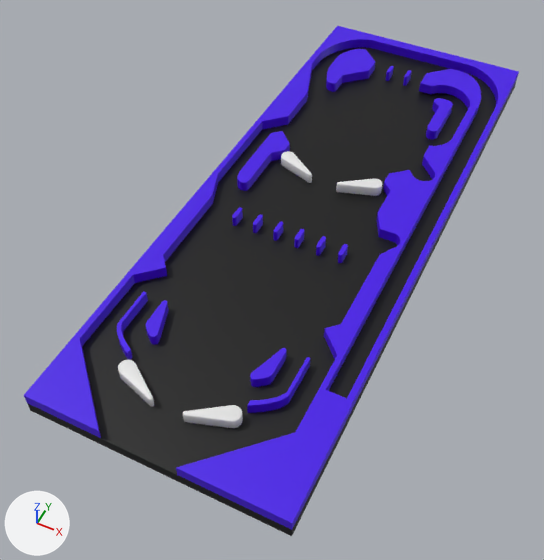
One commit to the Blender file Template_Windows/assets/pinball-nes.blend: the scene before it, then after it.
Rendered twice from a 50 mm camera at (4.59, -11.63, 11.54) aimed at (-0.45, -1.56, -1.05). The axes (+X, +Y, +Z) are drawn at lower left. The lights are the same throughout.
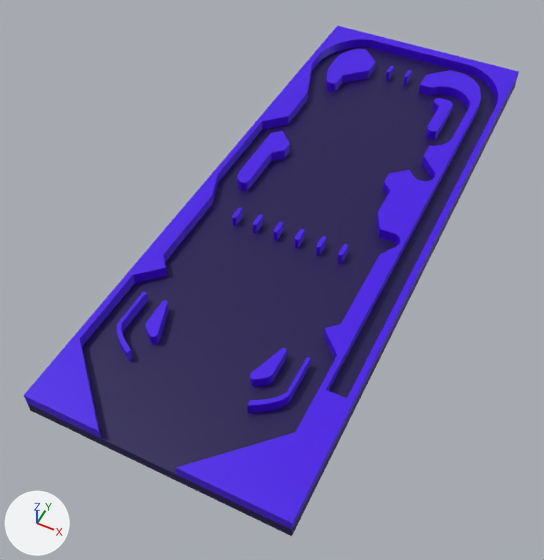
Where the change shows, as pixel boxes [x1, y1, x2, y2] in the pictures (544 x 560 px):
'Plane.002', recoloured
    both: [27, 47, 496, 536]
'Circle.019', deleted
    before: [183, 405, 243, 428]
'Circle.020', deleted
    before: [118, 359, 154, 407]
'Circle.021', deleted
    before: [336, 179, 382, 196]
'Circle.022', deleted
    before: [281, 151, 312, 183]

Diff of the bpy script that builds the scene:
```diff
--- a/Template_Windows/assets/pinball-nes.blend.py
+++ b/Template_Windows/assets/pinball-nes.blend.py
@@ mat_dark_blue @@
+mat_dark_blue = principled_material('dark blue')
+mat_dark_blue.base_color = (0.00902, 0.0, 0.0796)  # dark purple #180050
@@ me_plane_024 @@
 me_plane_024.from_pydata(...)  # 4 vertices, 1 face; spans x -2.63..2.63, y -7.0..7.0, z 0.0
-me_plane_024.materials.append(mat_black)  # black #000000
+me_plane_024.materials.append(mat_dark_blue)  # dark purple #180050
@@ ob_circle_019 @@
-ob_circle_019 = bpy.data.objects.new('Circle.019', me_circle_019)
-ob_circle_019.location = (0.85, -5.66, 0.0)
-_m = ob_circle_019.modifiers.new('Solidify', 'SOLIDIFY')
-_m.thickness = 0.25
-_m.offset = 1.0
-_m = ob_circle_019.modifiers.new('Bevel', 'BEVEL')
-_m.width = 0.017
-_m.width_pct = 0.017
-_m.segments = 2
@@ ob_circle_020 @@
-ob_circle_020 = bpy.data.objects.new('Circle.020', me_circle_021)
-ob_circle_020.location = (-1.34, -5.66, 0.0)
-_m = ob_circle_020.modifiers.new('Solidify', 'SOLIDIFY')
-_m.thickness = 0.25
-_m.offset = 1.0
-_m = ob_circle_020.modifiers.new('Bevel', 'BEVEL')
-_m.width = 0.017
-_m.width_pct = 0.017
-_m.segments = 2
@@ ob_circle_021 @@
-ob_circle_021 = bpy.data.objects.new('Circle.021', me_circle_022)
-ob_circle_021.location = (0.85, 1.09, 0.0)
-_m = ob_circle_021.modifiers.new('Solidify', 'SOLIDIFY')
-_m.thickness = 0.25
-_m.offset = 1.0
-_m = ob_circle_021.modifiers.new('Bevel', 'BEVEL')
-_m.width = 0.017
-_m.width_pct = 0.017
-_m.segments = 2
@@ ob_circle_022 @@
-ob_circle_022 = bpy.data.objects.new('Circle.022', me_circle_023)
-ob_circle_022.location = (-1.34, 1.09, 0.0)
-_m = ob_circle_022.modifiers.new('Solidify', 'SOLIDIFY')
-_m.thickness = 0.25
-_m.offset = 1.0
-_m = ob_circle_022.modifiers.new('Bevel', 'BEVEL')
-_m.width = 0.017
-_m.width_pct = 0.017
-_m.segments = 2
```
